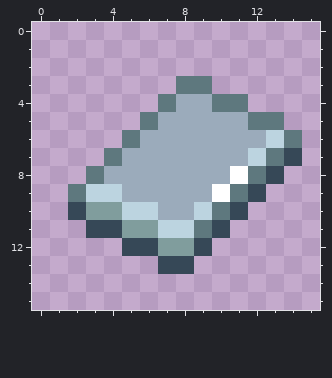
Two states of a pixel-art sprite, assets/items/aluminum_plate.png. The picture above is the old version.
The file is 16x16 pixels.
The same view after the edit:
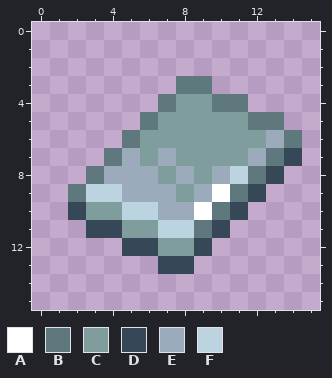
Palette (. is transparent): A #ffffff  B #5e787e  C #809d9d  D #364857  E #9babbb  F #bcd4e0
Difference:
The author changed colour F to colour A in row 10 at x 9.
The author changed colour E to colour C in row 4 at x 8 to 9; in row 5 at x 7 to 11; in row 6 at x 6 to 12; in row 7 at x 6 and 8 to 11; in row 8 at x 7 and 9; in row 9 at x 8.
The author changed colour F to colour E in row 6 at x 13; in row 7 at x 12.
The author changed colour A to colour F in row 8 at x 11.
Where, in picture pixels (left, top, right, bottom), the same in both pictures:
changed: (140, 94, 284, 220)
